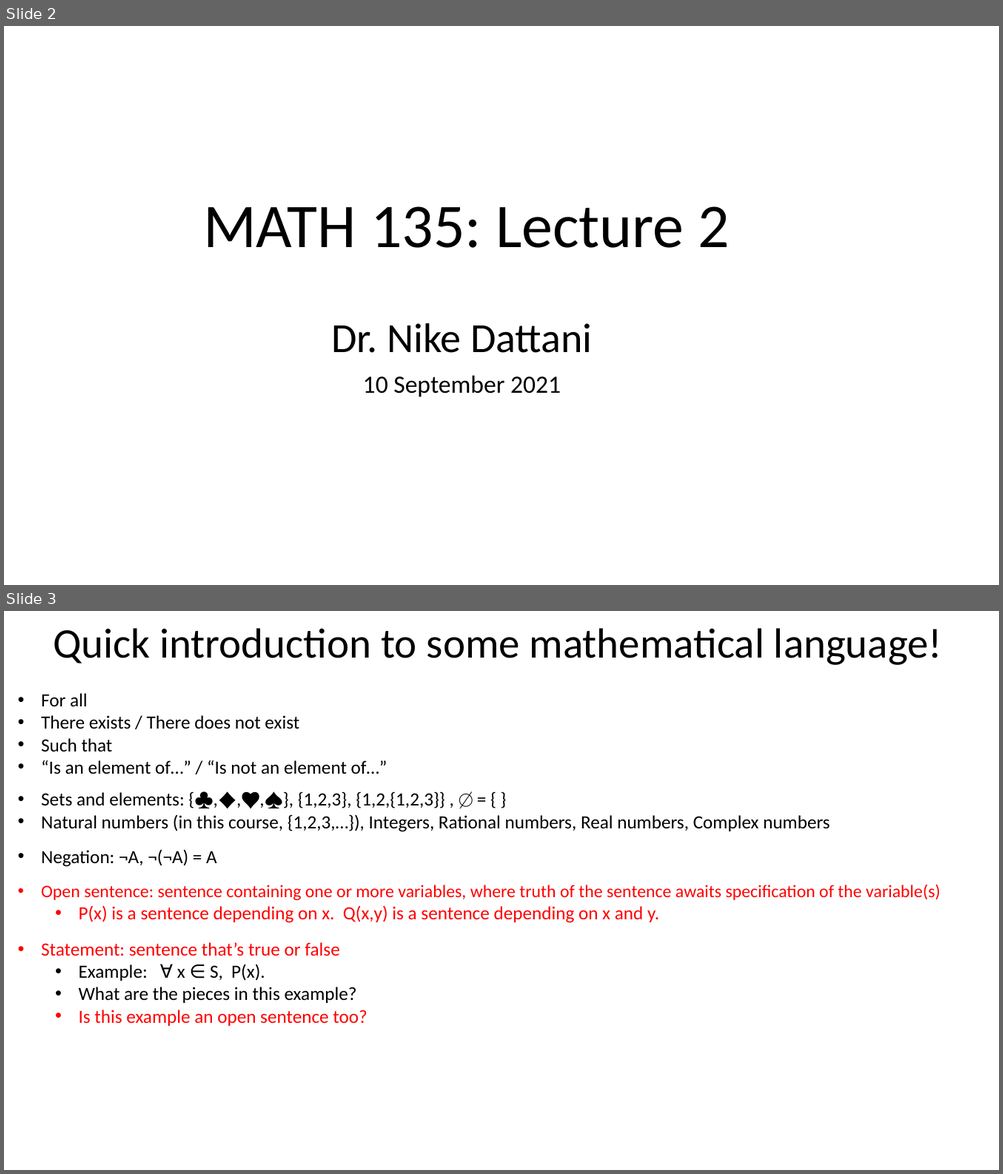
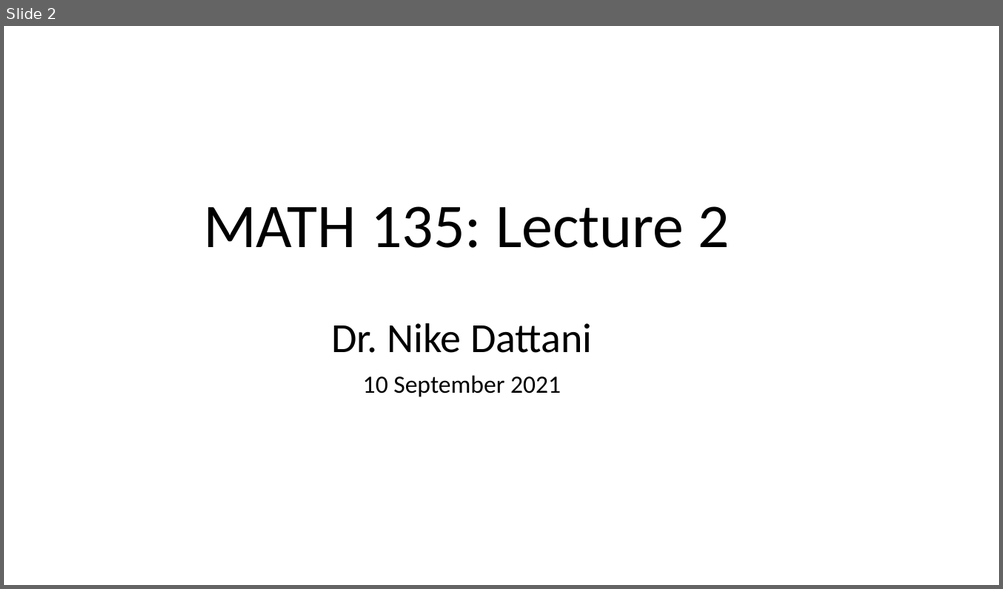
Before and after one commit to ndattani/Lecture_Notes, a slide deck: University_of_Waterloo/Fall_2021/MATH135/UW_Fall2021_MATH135_Lecture2.pptx. Shown one above the other, each under a label of ours: slides 2 and 3 before the commit, slide 2 after it. The pictures are 1003x1174 and 1003x589 pixels, drawn with LibreOffice and Linux fonts; fonts in the diff are those of the drawing. Boxes give left, top, right and bottom in pixels: in the first picture for what was removed or moved away, otherwise in the second. Text is boxed around its words. In the diff, an @@ line names an element or a change of style, - is before the commit and + after.

```diff
--- a/University_of_Waterloo/Fall_2021/MATH135/UW_Fall2021_MATH135_Lecture2.pptx
+++ b/University_of_Waterloo/Fall_2021/MATH135/UW_Fall2021_MATH135_Lecture2.pptx
@@ slide 3 removed at bbox=[4, 611, 999, 1170], background #FFFFFF @@
@@ subtitle removed at bbox=[53, 628, 942, 665] @@
-Quick introduction to some mathematical language!
@@ text removed at bbox=[41, 693, 940, 1026] @@
-• For all
-• There exists / There does not exist
-• Such that
-• “Is an element of…” / “Is not an element of…”
-• Sets and elements: {♣,♦,♥,♠}, {1,2,3}, {1,2,{1,2,3}} , ∅ = { }
-• Natural numbers (in this course, {1,2,3,…}), Integers, Rational numbers, Real numbers, Complex numbers
-• Negation: ¬A, ¬(¬A) = A
-• Open sentence: sentence containing one or more variables, where truth of the sentence awaits specification of the variable(s)
-  • P(x) is a sentence depending on x. Q(x,y) is a sentence depending on x and y.
-• Statement: sentence that’s true or false
-  • Example: ∀ x ∈ S, P(x).
-  • What are the pieces in this example?
-  • Is this example an open sentence too?
```
Also in this commit, not shown: 4 slides changed, 3 other slides removed, 1 other file.
